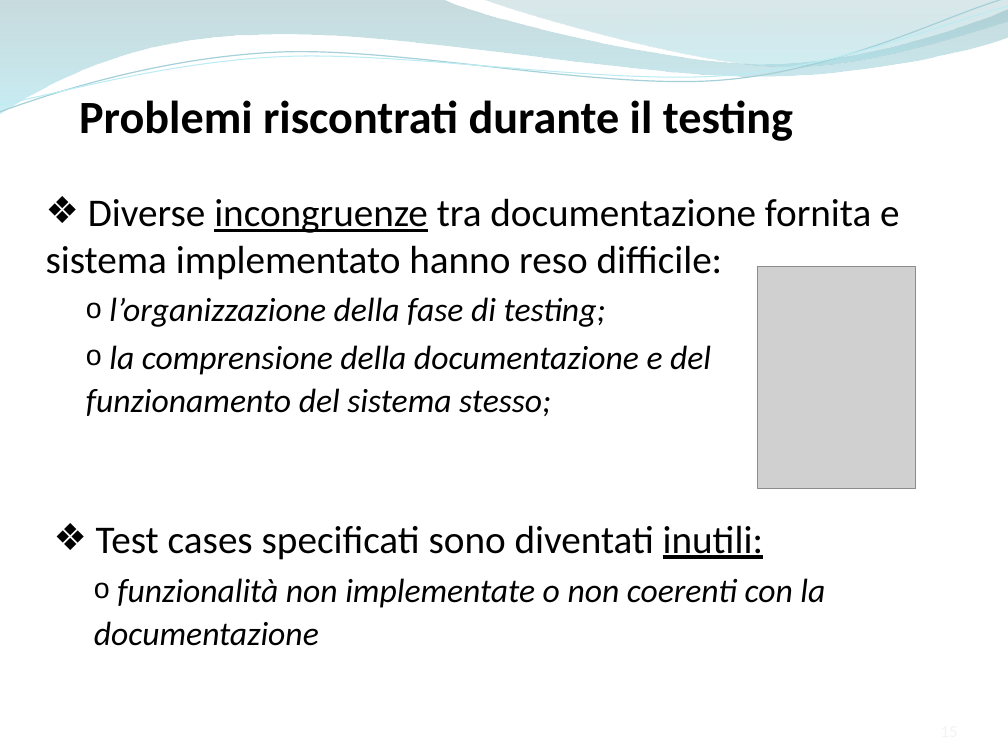
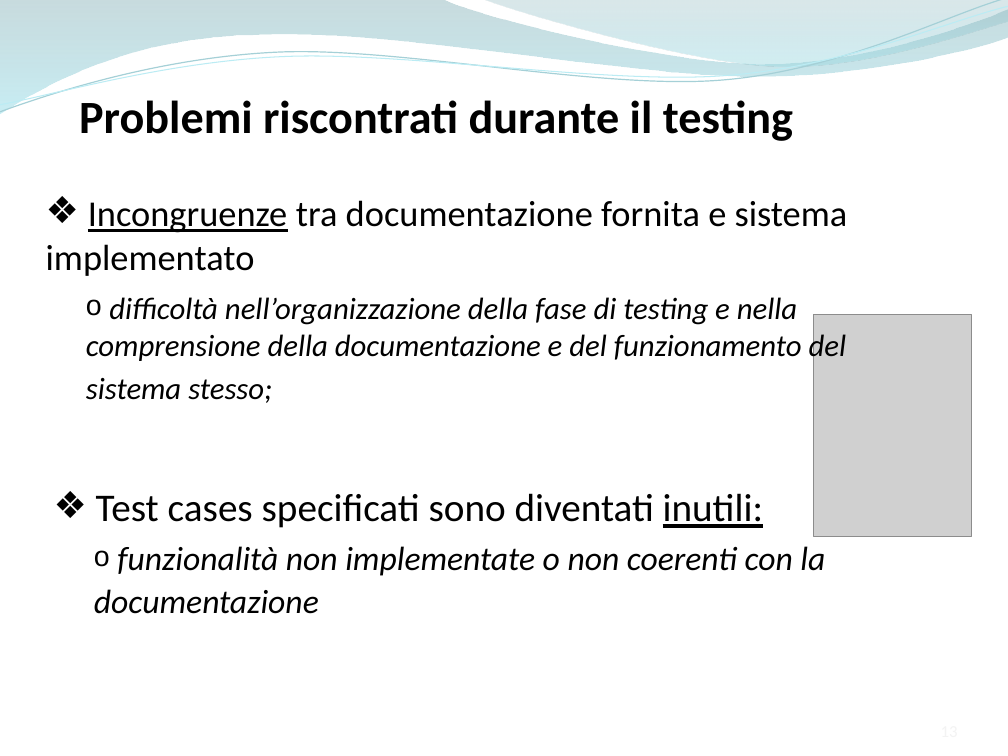
Before and after one commit to ammirate/at-silo, a slide deck: slide 13 of Presentazione/Atsilo2/Ferrara/Ferrara_M_PresentazioneFinale.pptx (slide 15 before the commit). Drawn at 1008x756 pixels with LibreOffice and Linux fonts; fonts in the diff are those of the drawing; grey boxes stand for pictures. Boxes give left, top, right and bottom in pixels: in the first picture for what was removed or moved away, otherwise in the second. Text is boxed around its words. In the diff, an @@ line names an element or a change of style, - is before the commit and + after.

```diff
--- a/Presentazione/Atsilo2/Ferrara/Ferrara_M_PresentazioneFinale.pptx
+++ b/Presentazione/Atsilo2/Ferrara/Ferrara_M_PresentazioneFinale.pptx
@@ text at [46, 200, 848, 403]: text changed; size 24 to 22 pt @@
-❖ Diverse incongruenze tra documentazione fornita e sistema implementato hanno reso difficile:
-  o l’organizzazione della fase di testing;
-  o la comprensione della documentazione e del funzionamento del sistema stesso;
+❖ Incongruenze tra documentazione fornita e sistema implementato
+  o difficoltà nell’organizzazione della fase di testing e nella comprensione della documentazione e del funzionamento del sistema stesso;
@@ picture: place and size @@
-picture at [758, 267, 915, 489]
+picture at [813, 314, 971, 536]
@@ text "Test cases specificati sono diventati ...": place and size @@
-text "Test cases specificati sono diventati ..." at [94, 525, 825, 646]
+text "Test cases specificati sono diventati ..." at [94, 493, 825, 614]
```
Also in this commit, not shown: 4 other slides changed, 2 slides removed.
